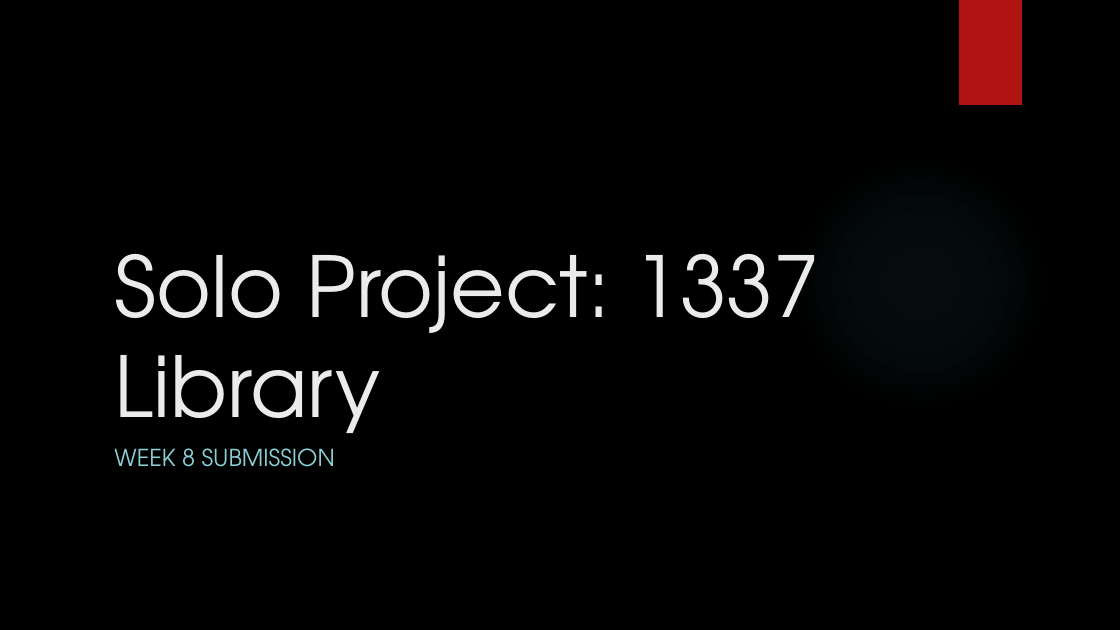
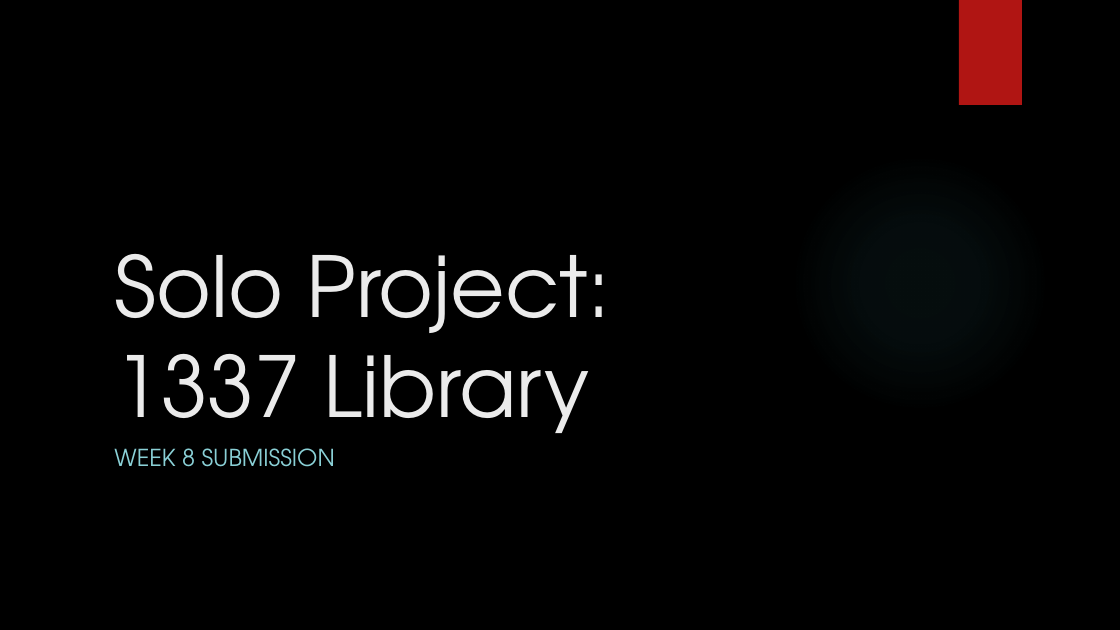
Before and after one commit to ChristopherBurns1996/1337Library, a slide deck: slide 1 of README Images/Solo Project Presentation.pptx. Drawn at 1120x630 pixels with LibreOffice and Linux fonts; fonts in the diff are those of the drawing; background and template pictures are left out. Boxes give left, top, right and bottom in pixels: in the first picture for what was removed or moved away, otherwise in the second. Text is boxed around its words. In the diff, an @@ line names an element or a change of style, - is before the commit and + after.

```diff
--- a/README Images/Solo Project Presentation.pptx
+++ b/README Images/Solo Project Presentation.pptx
@@ title "Solo Project: 1337 Library" rewrapped from [114, 254, 820, 456] to [114, 254, 610, 456] @@
```
Also in this commit, not shown: 9 other slides changed, 4 slides added, 1 slide removed.
